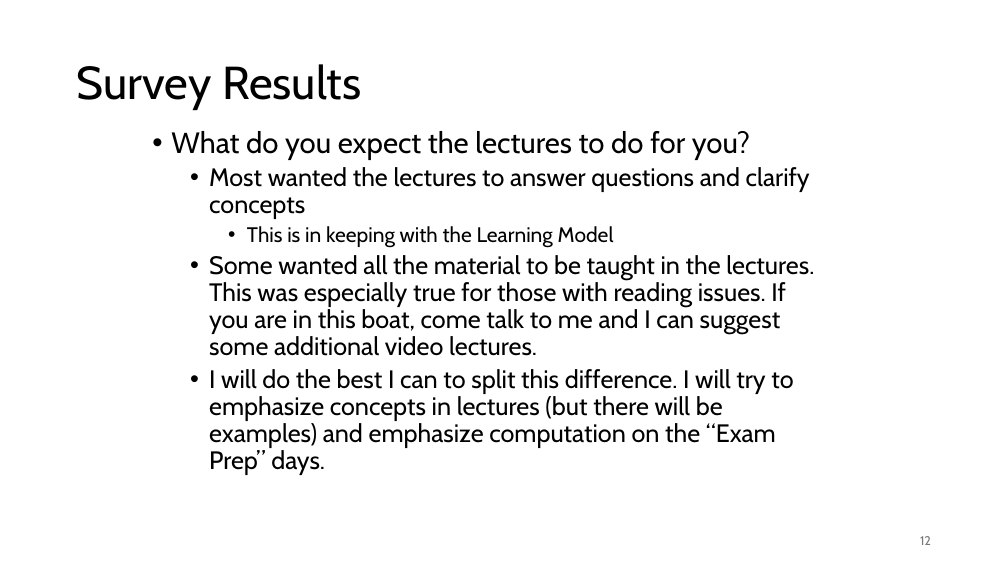
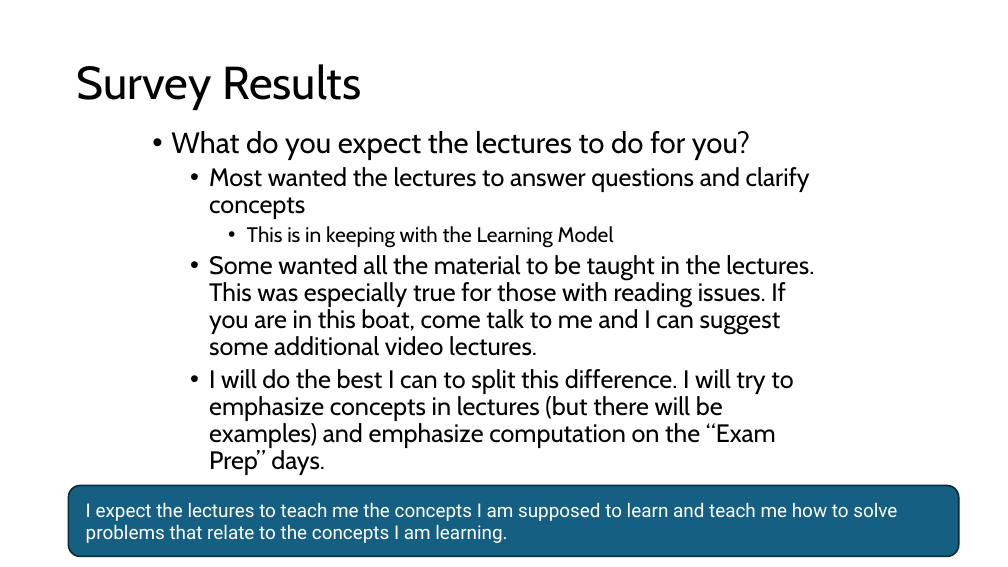
Before and after one commit to rtlines/Introductory-Physics-II, a slide deck: slide 9 of Lecture_Slides/PH 123 Lecture 01.pptx (slide 12 before the commit). Drawn at 1008x567 pixels with LibreOffice and Linux fonts; fonts in the diff are those of the drawing. Boxes give left, top, right and bottom in pixels: in the first picture for what was removed or moved away, otherwise in the second. Text is boxed around its words. In the diff, an @@ line names an element or a change of style, - is before the commit and + after.

```diff
--- a/Lecture_Slides/PH 123 Lecture 01.pptx
+++ b/Lecture_Slides/PH 123 Lecture 01.pptx
@@ rounded rectangle added at bbox=[68, 485, 959, 557], fill #156082, outline #092A39 1.5 pt @@
@@ text added at bbox=[86, 503, 897, 543], 18 pt, text #FFFFFF @@
+I expect the lectures to teach me the concepts I am supposed to learn and teach me how to solve problems that relate to the concepts I am learning.
@@ page number removed at bbox=[920, 536, 931, 545] @@
-12
```
Also in this commit, not shown: 10 other slides changed, 3 slides added, 2 slides removed, 25 other files.
